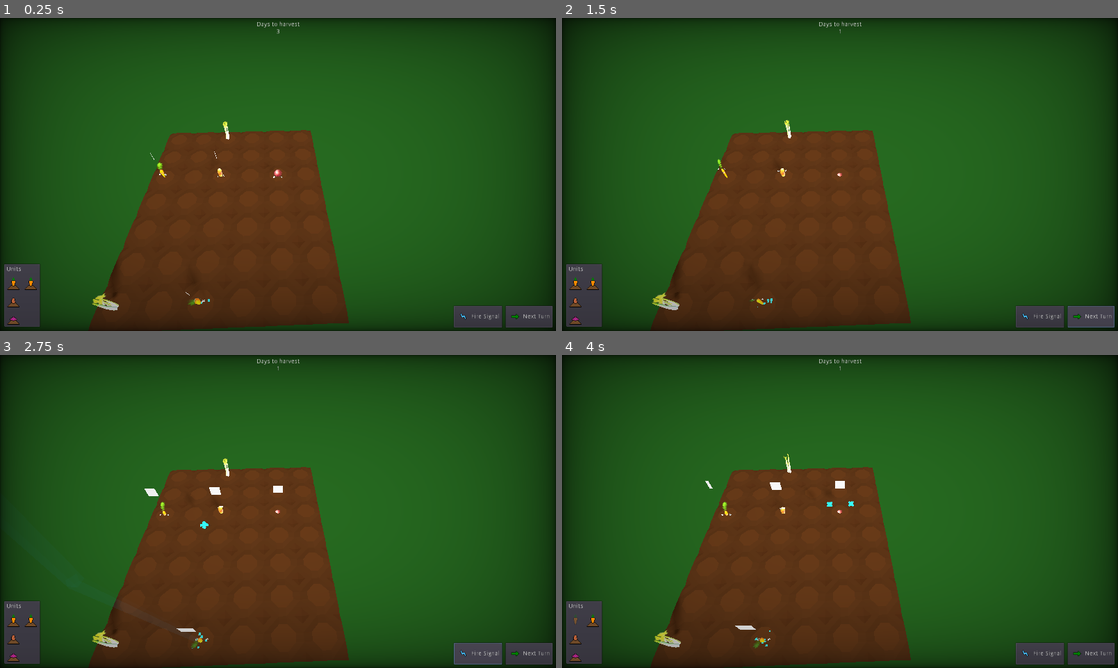
Above: before the commit, frames 1-4 (two rows, left to right).
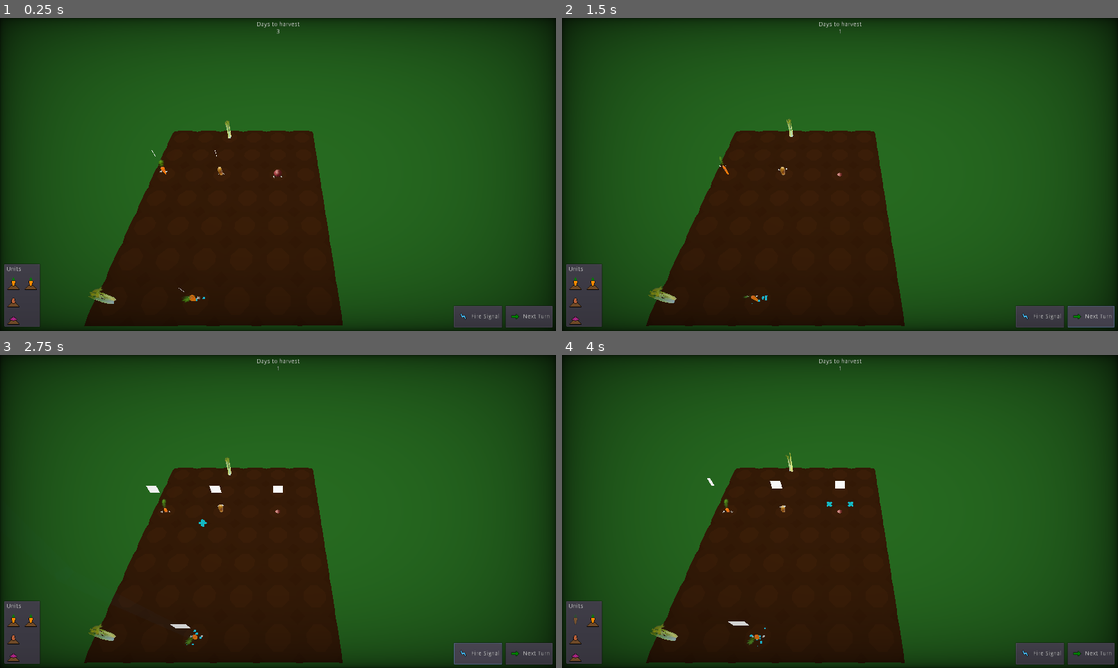
Above: after the commit, the same moments.

Repository: wingedadventurer/gwj-xii
Game: Godot game, scene res://scenes/levels/level_test.tscn
Same seed, same stepped clock (60 frames per second), same inputs: the game is played once before the commit and once after it.
Inputs (mouse positions are in pixels of both pictures, inside the frame that each line leads up to):
- Up to frame 1 (0.25 s): no input
- Up to frame 2 (1.5 s): click "Next Turn" at 0.5 s; click "Next Turn" at 1.25 s
- Up to frame 3 (2.75 s): click "Fire Signal" at 2 s
- Up to frame 4 (4 s): click (573, 621) at 2.77 s; click "Unbury" at 3.5 s

The runs differ from the first frame. In frame 1, 23% of the frame differs, in the area x 15-63%, y 32-100%; in frame 2, 23%; in frame 3, 23%; in frame 4, 23%.

Commit message:
Add WorldEnvironment node to level; add few environments

Diff:
--- a/godot-project/default_bus_layout.tres
+++ b/godot-project/default_bus_layout.tres
@@ -9,7 +9,7 @@
 bus/1/send = "Master"
 bus/2/name = "Ambience"
 bus/2/solo = false
-bus/2/mute = false
+bus/2/mute = true
 bus/2/bypass_fx = false
 bus/2/volume_db = 0.0
 bus/2/send = "Master"
--- /dev/null
+++ b/godot-project/environments/foggy_environment.tres
@@ -0,0 +1,21 @@
+[gd_resource type="Environment" load_steps=2 format=2]
+
+[sub_resource type="ProceduralSky" id=1]
+sky_top_color = Color( 0.396078, 0.396078, 0.396078, 1 )
+sky_horizon_color = Color( 0.396078, 0.396078, 0.396078, 1 )
+ground_bottom_color = Color( 0.317647, 0.317647, 0.317647, 1 )
+ground_horizon_color = Color( 0.317647, 0.317647, 0.317647, 1 )
+sun_angle_min = 0.3
+sun_angle_max = 6.9
+sun_curve = 0.42871
+
+[resource]
+background_mode = 2
+background_sky = SubResource( 1 )
+ambient_light_color = Color( 0.482353, 0.482353, 0.482353, 1 )
+ambient_light_sky_contribution = 0.0
+fog_enabled = true
+fog_color = Color( 0.341176, 0.341176, 0.341176, 1 )
+fog_sun_color = Color( 0.27451, 0.27451, 0.27451, 1 )
+fog_depth_begin = 5.0
+fog_depth_end = 15.0
--- /dev/null
+++ b/godot-project/environments/night_environment.tres
@@ -0,0 +1,16 @@
+[gd_resource type="Environment" load_steps=2 format=2]
+
+[sub_resource type="ProceduralSky" id=1]
+sky_top_color = Color( 0.0117647, 0.0196078, 0.0862745, 1 )
+sky_horizon_color = Color( 0, 0.00784314, 0.0509804, 1 )
+ground_bottom_color = Color( 0.0156863, 0.0313726, 0.0509804, 1 )
+ground_horizon_color = Color( 0.0156863, 0.0313726, 0.0509804, 1 )
+sun_angle_max = 5.0
+sun_energy = 3.0
+
+[resource]
+background_mode = 2
+background_sky = SubResource( 1 )
+ambient_light_color = Color( 1, 1, 1, 1 )
+ambient_light_energy = 0.05
+ambient_light_sky_contribution = 0.0
--- a/godot-project/scenes/level.tscn
+++ b/godot-project/scenes/level.tscn
@@ -1,10 +1,11 @@
-[gd_scene load_steps=6 format=2]
+[gd_scene load_steps=7 format=2]
 
 [ext_resource path="res://scripts/level.gd" type="Script" id=1]
-[ext_resource path="res://scenes/ui/vignette_overlay.tscn" type="PackedScene" id=2]
-[ext_resource path="res://scenes/ui/camera_ui.tscn" type="PackedScene" id=3]
-[ext_resource path="res://scenes/ui/game_ui.tscn" type="PackedScene" id=4]
-[ext_resource path="res://scenes/playable_area.tscn" type="PackedScene" id=5]
+[ext_resource path="res://environments/default_environment.tres" type="Environment" id=2]
+[ext_resource path="res://scenes/ui/vignette_overlay.tscn" type="PackedScene" id=3]
+[ext_resource path="res://scenes/ui/camera_ui.tscn" type="PackedScene" id=4]
+[ext_resource path="res://scenes/ui/game_ui.tscn" type="PackedScene" id=5]
+[ext_resource path="res://scenes/playable_area.tscn" type="PackedScene" id=6]
 
 [node name="level" type="Spatial" groups=[
 "level",
@@ -14,15 +15,18 @@
 "_edit_lock_": true
 }
 
+[node name="environment" type="WorldEnvironment" parent="."]
+environment = ExtResource( 2 )
+
 [node name="canvas_layer" type="CanvasLayer" parent="."]
 
-[node name="vignette_overlay" parent="canvas_layer" instance=ExtResource( 2 )]
+[node name="vignette_overlay" parent="canvas_layer" instance=ExtResource( 3 )]
 
-[node name="camera_ui" parent="canvas_layer" instance=ExtResource( 3 )]
+[node name="camera_ui" parent="canvas_layer" instance=ExtResource( 4 )]
 
-[node name="game_ui" parent="canvas_layer" instance=ExtResource( 4 )]
+[node name="game_ui" parent="canvas_layer" instance=ExtResource( 5 )]
 
-[node name="playable_area" parent="." instance=ExtResource( 5 )]
+[node name="playable_area" parent="." instance=ExtResource( 6 )]
 editor/display_folded = true
 
 [node name="tiles" type="Spatial" parent="."]
--- a/godot-project/scenes/levels/level_test.tscn
+++ b/godot-project/scenes/levels/level_test.tscn
@@ -8,12 +8,12 @@
 [ext_resource path="res://scenes/signal_start.tscn" type="PackedScene" id=6]
 [ext_resource path="res://scenes/celery.tscn" type="PackedScene" id=7]
 
-[node name="level" instance=ExtResource( 1 )]
+[node name="level" index="0" instance=ExtResource( 1 )]
 
 [node name="collision_polygon" parent="playable_area" index="0"]
 polygon = PoolVector2Array( -4.41949, -2.44929, 1.3917, -2.40288, 1.39856, 4.39782, -4.44466, 4.42229 )
 
-[node name="tiles" parent="." index="2"]
+[node name="tiles" parent="." index="3"]
 editor/display_folded = true
 
 [node name="tile_dirt" parent="tiles" index="0" instance=ExtResource( 2 )]
@@ -141,6 +141,9 @@
 [node name="tile_dirt_18" parent="tiles" index="41" instance=ExtResource( 2 )]
 transform = Transform( 1, 0, 0, 0, 1, 0, 0, 0, 1, -3, 0, 3 )
 
+[node name="units" parent="." index="4"]
+editor/display_folded = true
+
 [node name="unit_carrot" parent="units" index="0" instance=ExtResource( 3 )]
 transform = Transform( 1, 0, 1.06581e-014, 0, 1, 0, -1.06581e-014, 0, 1, -4, 0, 0 )
 
@@ -152,12 +155,12 @@
 
 [node name="unit_onion" parent="units" index="3" instance=ExtResource( 5 )]
 
-[node name="lights" parent="." index="4"]
+[node name="lights" parent="." index="5"]
 editor/display_folded = true
 
 [node name="directional_light" type="DirectionalLight" parent="lights" index="0"]
-transform = Transform( 0.866025, -0.242405, 0.43731, 0, 0.87462, 0.48481, -0.5, -0.419857, 0.757443, 0, 4, 12 )
-light_energy = 5.0
+transform = Transform( 0.866025, -0.242405, 0.43731, 0, 0.87462, 0.484809, -0.5, -0.419857, 0.757443, 0, 4, 12 )
+light_energy = 0.2
 shadow_enabled = true
 shadow_bias = 0.0
 directional_shadow_depth_range = 1
--- a/godot-project/scripts/camera.gd
+++ b/godot-project/scripts/camera.gd
@@ -21,11 +21,15 @@
 
 func _ready() -> void:
 	set_zoom(zoom)
+	$pivot.set_as_toplevel(true)
 
 func _process(delta : float) -> void:
 	update_velocity(delta)
 	move(move_velocity, delta)
 	update_zoom()
+
+	$pivot.transform.origin = $pivot.transform.origin.linear_interpolate(transform.origin, 0.2)
+	$pivot.rotation.y = lerp($pivot.rotation.y, rotation.y, 0.2)
 
 func _unhandled_input(event) -> void:
 	if event is InputEventMouseButton \
